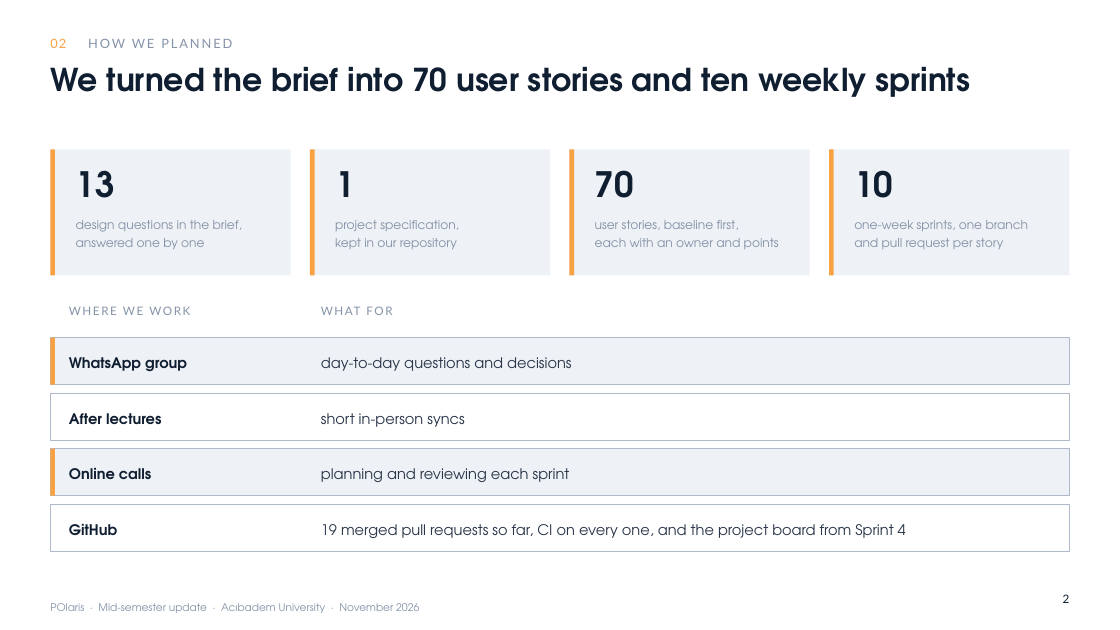
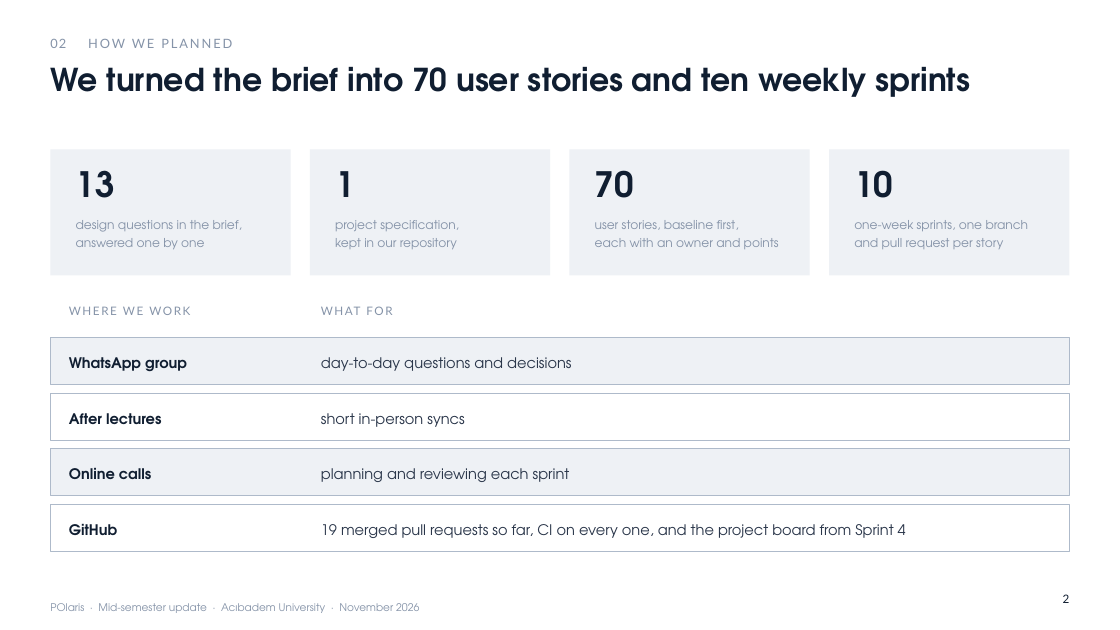
Before and after one commit to OnurHaniffa/polaris, a slide deck: slide 2 of docs/checkpoint/POlaris_checkpoint.pptx. Drawn at 1120x630 pixels with LibreOffice and Linux fonts; fonts in the diff are those of the drawing. Boxes give left, top, right and bottom in pixels: in the first picture for what was removed or moved away, otherwise in the second. Text is boxed around its words. In the diff, an @@ line names an element or a change of style, - is before the commit and + after.

```diff
--- a/docs/checkpoint/POlaris_checkpoint.pptx
+++ b/docs/checkpoint/POlaris_checkpoint.pptx
@@ text "02 HOW WE PLANNED" at (50,39,232,48): text colour #F9A243 to #8593A8 in "02" @@
@@ rectangle removed at (50,150,55,276) @@
@@ rectangle removed at (310,150,315,276) @@
@@ rectangle removed at (570,150,575,276) @@
@@ rectangle removed at (829,150,834,276) @@
@@ rectangle removed at (50,338,55,385) @@
@@ rectangle removed at (50,449,55,496) @@
```
Also in this commit, not shown: 5 other slides changed, 12 other files.
